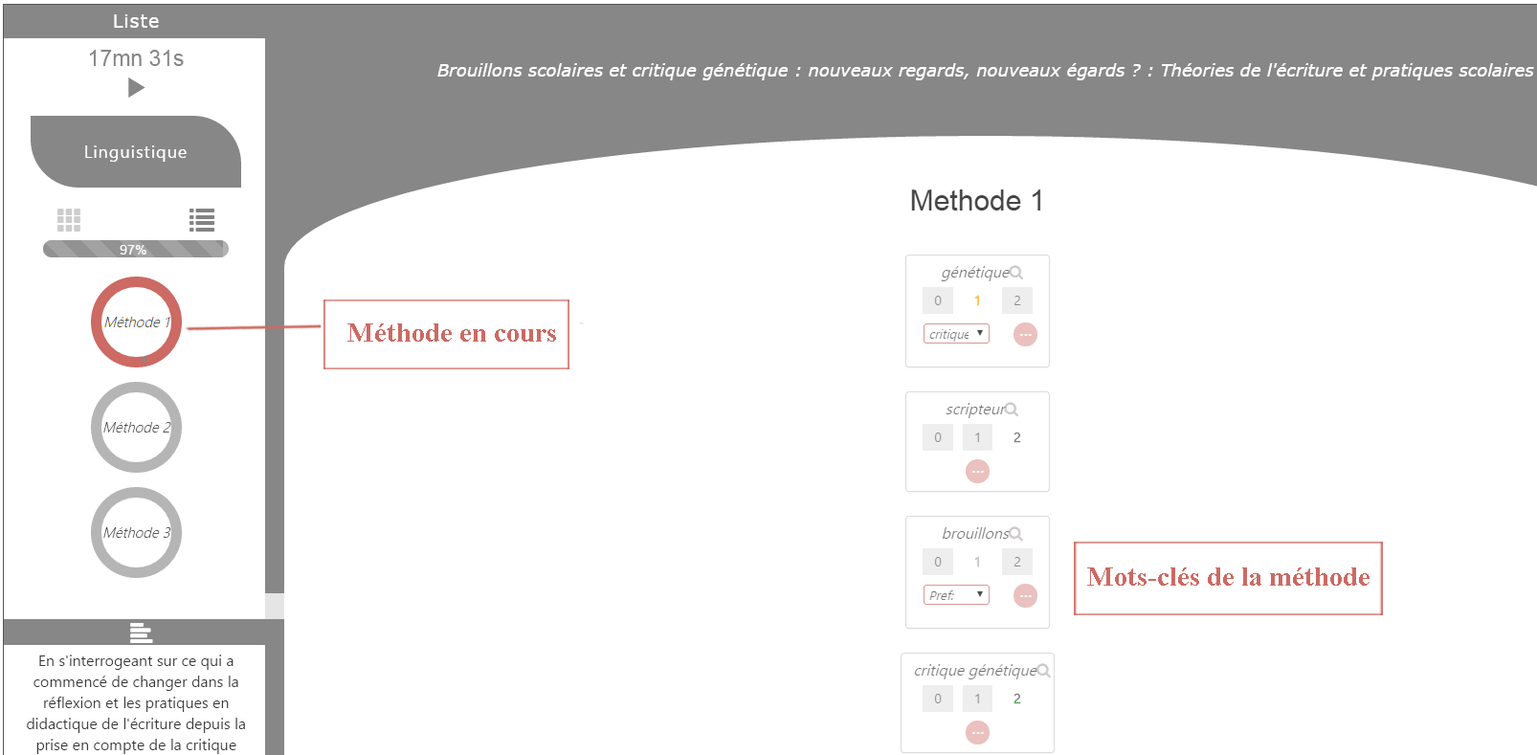
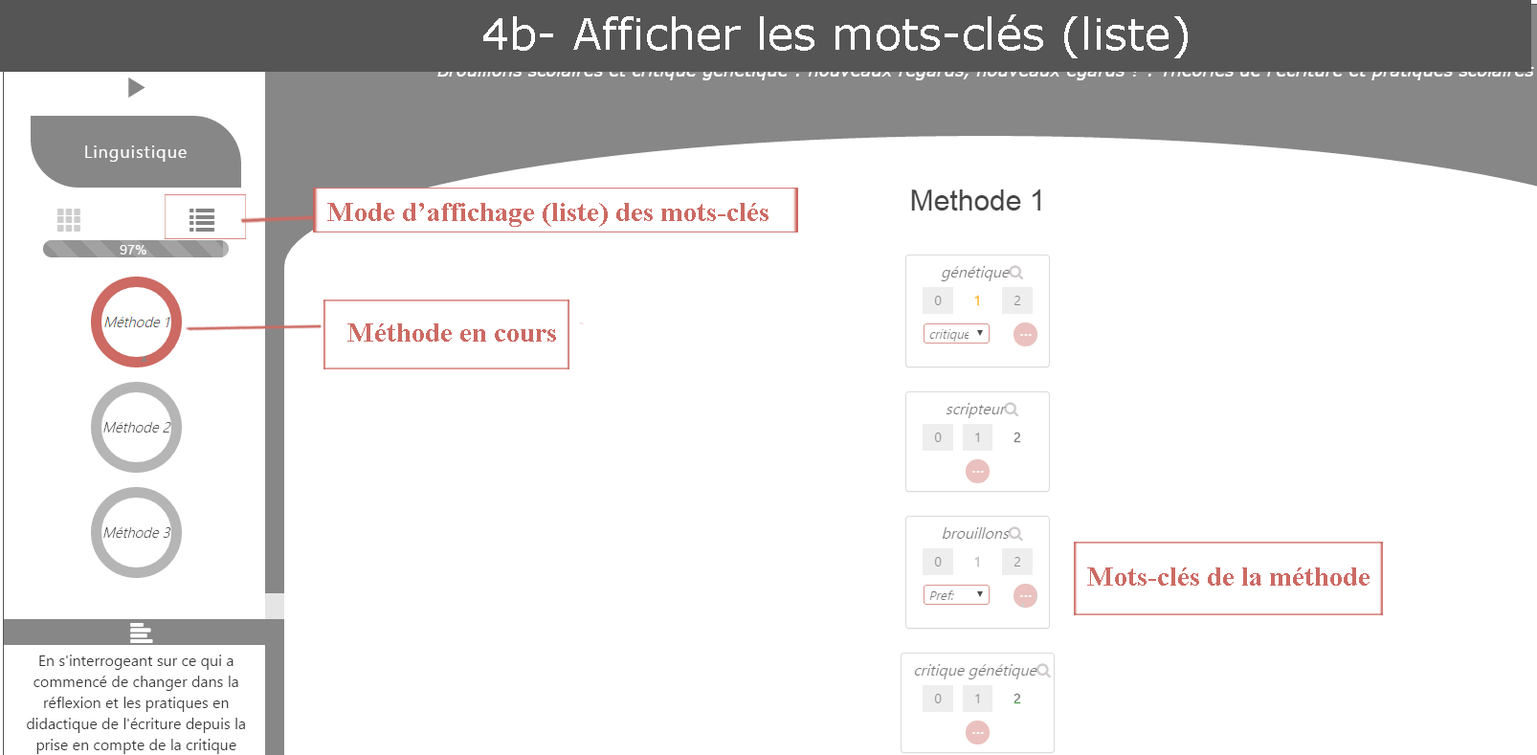
Revision of a layered 1537px x 755px image; what changed, layer by layer:
added layer "4b- Afficher les mots-clés (liste)" (screen) above "mode affichage" over [483, 14, 1188, 59]
added layer "mode affichage" (1st of 2) above "mode affichage1" over [327, 202, 769, 227]
added layer "mode affichage1" (1st of 2) above "mode affichage" over [164, 194, 246, 240]
added layer "mode affichage" (2nd of 2) above "traitLiaison4" over [312, 187, 799, 233]
added layer "traitLiaison4" above "Calque 1" over [240, 211, 454, 225]
added layer "Calque 1" above "traitLiaison 3" over [0, 0, 1532, 72]
